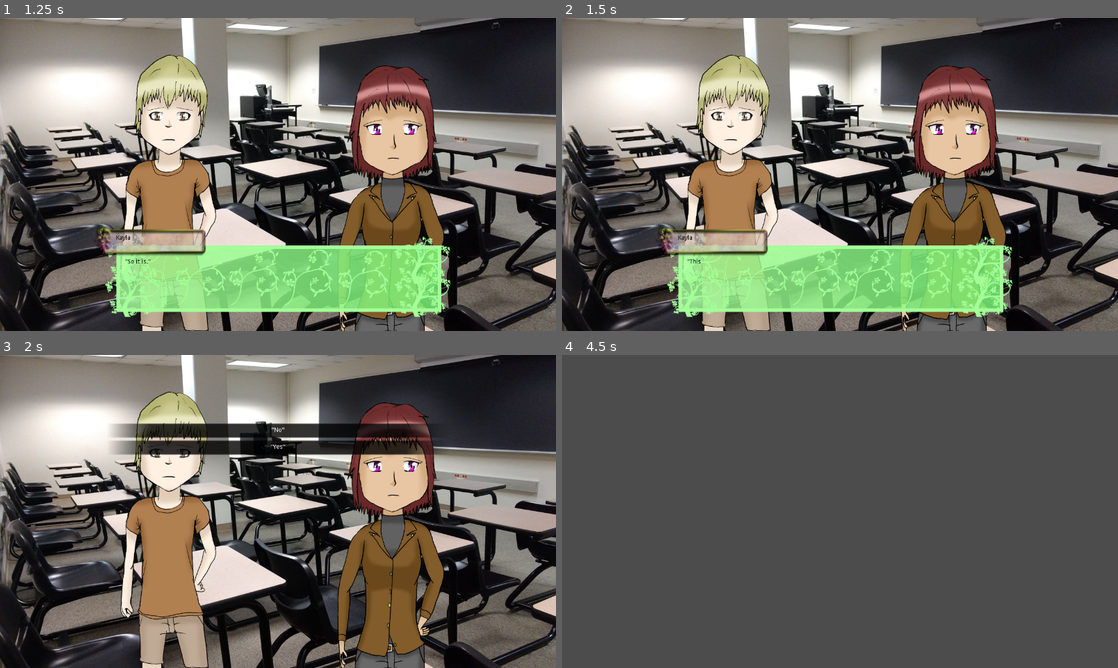
Above: before the commit, frames 1-4 (two rows, left to right).
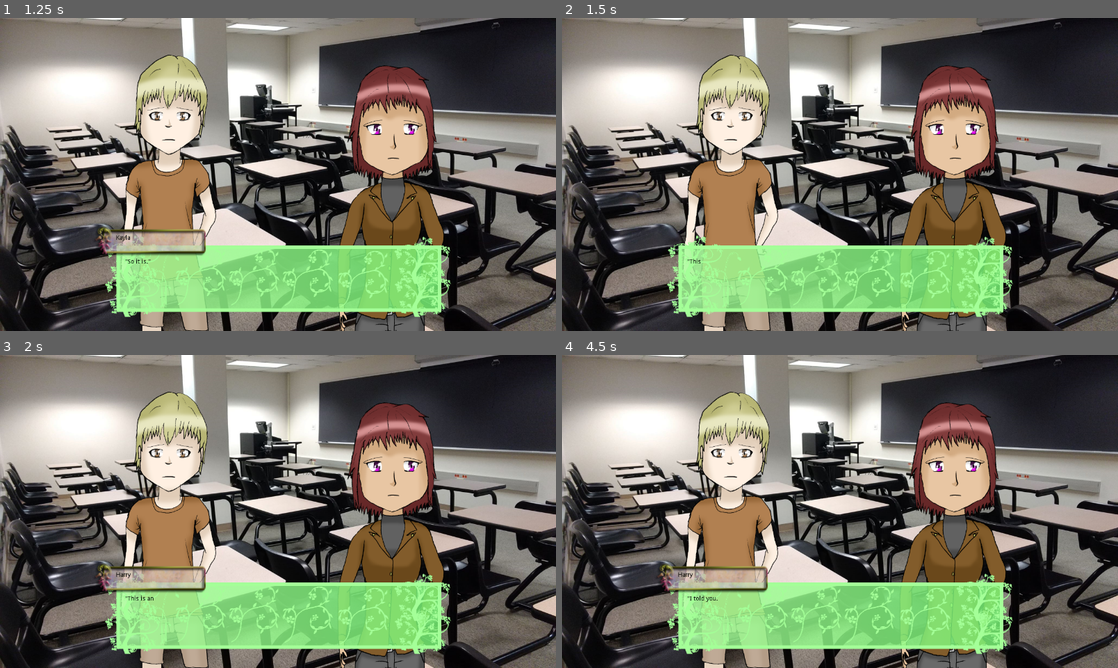
Above: after the commit, the same moments.

Repository: ellis-matthew4/XDL
Game: Godot game, scene res://Display.tscn
The game is run twice, just before and just after one commit, with the same random seed, the same clock (stepped at 60 frames per second) and the same inputs.
Inputs (mouse positions are in pixels of both pictures, inside the frame that each line leads up to):
- Up to frame 1 (1.25 s): tap Enter at 0.5 s; hold Page Up (ui_page_up) from 0.53 s (still down); tap Space (ui_select) at 0.6, 0.77, 1.07 s
- Up to frame 2 (1.5 s): release Page Up (ui_page_up) at 1.28 s; hold Page Down (ui_page_down) from 1.28 s (still down); tap Ctrl at 1.35 s
- Up to frame 3 (2 s): keep holding Page Down (ui_page_down); tap Space (ui_select) at 1.52, 1.55, 1.82 s
- Up to frame 4 (4.5 s): release Page Down (ui_page_down) at 2.03 s; hold Page Up (ui_page_up) 2.03-2.75 s; tap Space (ui_select) at 2.1, 3.5, 3.77, 3.8, 4.07 s; click (840, 448) at 2.75 s, where only the run before the commit has a clickable "'Yes'"; hold Page Up (ui_page_up) 3.53-4.25 s; tap Ctrl at 3.6 s; click (840, 430) at 4.25 s, where only the run after the commit has a clickable "'No'"

Frame 1 is identical in both runs. In frame 2, 1.6% of the frame differs, in the area x 17-37%, y 66-76%; in frame 3, 19%; in frame 4, 93%, in the area x 0-100%, y 0-100%.
Error before the commit: Invalid get index 'action' (on base: 'Dictionary'). (res://Display.gd:183)

Commit message:
First implementation

Diff:
--- a/Godot Files/Display.gd
+++ b/Godot Files/Display.gd
@@ -16,7 +16,7 @@
 var working = false
 var able = true
 
-var tempSave
+var tempSave = null
 
 var line
 var TEXT_SPEED = 10
@@ -24,9 +24,44 @@
 
 var path_to_folder = "res://output/" # Change this!
 var currentScript
+var currentScene
 
 signal done
 signal lineFinished
+
+func serialize():
+	var save = {}
+	save["chars"] = getCharacterStates()
+	save["vars"] = variables
+	save["line"] = line
+	save["stack"] = stack
+	save["script"] = currentScript
+	save["scene"] = currentScene
+	return var2str(save)
+
+func deserialize(save):
+	save = str2var(save)
+	read(save["script"])
+	Scene(save)
+	variables = save["vars"]
+	line = save["line"]
+	stack = save["stack"]
+	for c in save["chars"]:
+		var t = save["chars"][c]
+		get_node(c).visible = t["visible"]
+		get_node(c).global_position = t["position"]
+		get_node(c).play(t["emote"])
+	statement()
+
+func getCharacterStates():
+	var d = {}
+	for c in $Characters.get_children():
+		var temp = {}
+		temp["visible"] = c.visible
+		temp["position"] = c.global_position
+		temp["emote"] = c.animation
+		d[get_path_to(c)] = temp
+	return d
 
 func _ready():
 	read("script1.json")
@@ -34,6 +69,11 @@
 	set_process(true)
 
 func _process(delta):
+	if Input.is_action_just_pressed("ui_page_up"):
+		tempSave = serialize()
+	if Input.is_action_just_pressed("ui_page_down"):
+		if tempSave != null:
+			deserialize(tempSave)
 	if active:
 		if len(stack) > 0: #Triggers upon calling or jumping
 			# get_tree().call_group("playable_characters", "hideGUI") #My games' command to hide the HUD
@@ -192,6 +232,7 @@
 	for sc in $Scenes.get_children():
 		sc.visible = false
 	get_node("Scenes/" + s["scene"]).visible = true
+	currentScene = s["scene"]
 	nextLine()
 
 func end():
--- a/Godot Files/Display.tscn
+++ b/Godot Files/Display.tscn
@@ -2,32 +2,31 @@
 
 [ext_resource path="res://Display.gd" type="Script" id=1]
 [ext_resource path="res://assets/harry/harry_mad.png" type="Texture" id=2]
-[ext_resource path="res://assets/harry/harry_neutral.png" type="Texture" id=3]
-[ext_resource path="res://assets/harry/harry_cry.png" type="Texture" id=4]
-[ext_resource path="res://assets/harry/harry_sad.png" type="Texture" id=5]
-[ext_resource path="res://assets/harry/harry_happy.png" type="Texture" id=6]
-[ext_resource path="res://assets/harry/harry_bloody1.png" type="Texture" id=7]
-[ext_resource path="res://assets/harry/harry_smug.png" type="Texture" id=8]
-[ext_resource path="res://assets/harry/harry_bloody2.png" type="Texture" id=9]
+[ext_resource path="res://assets/harry/harry_bloody1.png" type="Texture" id=3]
+[ext_resource path="res://assets/harry/harry_happy.png" type="Texture" id=4]
+[ext_resource path="res://assets/harry/harry_neutral.png" type="Texture" id=5]
+[ext_resource path="res://assets/harry/harry_shock.png" type="Texture" id=6]
+[ext_resource path="res://assets/harry/harry_cry.png" type="Texture" id=7]
+[ext_resource path="res://assets/harry/harry_bloody3.png" type="Texture" id=8]
+[ext_resource path="res://assets/harry/harry_shy.png" type="Texture" id=9]
 [ext_resource path="res://assets/harry/harry_laugh.png" type="Texture" id=10]
-[ext_resource path="res://assets/harry/harry_shy.png" type="Texture" id=11]
-[ext_resource path="res://assets/harry/harry_shock.png" type="Texture" id=12]
-[ext_resource path="res://assets/harry/harry_bloody3.png" type="Texture" id=13]
+[ext_resource path="res://assets/harry/harry_bloody2.png" type="Texture" id=11]
+[ext_resource path="res://assets/harry/harry_sad.png" type="Texture" id=12]
+[ext_resource path="res://assets/harry/harry_smug.png" type="Texture" id=13]
 [ext_resource path="res://assets/kayla/kayla_mad.png" type="Texture" id=14]
-[ext_resource path="res://assets/kayla/kayla_neutral.png" type="Texture" id=15]
-[ext_resource path="res://assets/kayla/kayla_cry.png" type="Texture" id=16]
-[ext_resource path="res://assets/kayla/kayla_sad.png" type="Texture" id=17]
-[ext_resource path="res://assets/kayla/kayla_think.png" type="Texture" id=18]
-[ext_resource path="res://assets/kayla/kayla_happy.png" type="Texture" id=19]
-[ext_resource path="res://assets/kayla/kayla_smug.png" type="Texture" id=20]
-[ext_resource path="res://assets/kayla/kayla_laugh.png" type="Texture" id=21]
-[ext_resource path="res://assets/kayla/kayla_shock.png" type="Texture" id=22]
+[ext_resource path="res://assets/kayla/kayla_happy.png" type="Texture" id=15]
+[ext_resource path="res://assets/kayla/kayla_neutral.png" type="Texture" id=16]
+[ext_resource path="res://assets/kayla/kayla_shock.png" type="Texture" id=17]
+[ext_resource path="res://assets/kayla/kayla_cry.png" type="Texture" id=18]
+[ext_resource path="res://assets/kayla/kayla_think.png" type="Texture" id=19]
+[ext_resource path="res://assets/kayla/kayla_laugh.png" type="Texture" id=20]
+[ext_resource path="res://assets/kayla/kayla_sad.png" type="Texture" id=21]
+[ext_resource path="res://assets/kayla/kayla_smug.png" type="Texture" id=22]
 [ext_resource path="res://assets/classroom.png" type="Texture" id=23]
 [ext_resource path="res://assets/textbox.png" type="Texture" id=24]
 [ext_resource path="res://assets/namebox.png" type="Texture" id=25]
 
 [sub_resource type="SpriteFrames" id=1]
-
 animations = [ {
 "frames": [ ExtResource( 2 ) ],
 "loop": true,
@@ -36,62 +35,61 @@
 }, {
 "frames": [ ExtResource( 3 ) ],
 "loop": true,
+"name": "bloody1",
+"speed": 5.0
+}, {
+"frames": [ ExtResource( 4 ) ],
+"loop": true,
+"name": "happy",
+"speed": 5.0
+}, {
+"frames": [ ExtResource( 5 ) ],
+"loop": true,
 "name": "neutral",
 "speed": 5.0
 }, {
-"frames": [ ExtResource( 4 ) ],
+"frames": [ ExtResource( 6 ) ],
+"loop": true,
+"name": "shock",
+"speed": 5.0
+}, {
+"frames": [ ExtResource( 7 ) ],
 "loop": true,
 "name": "cry",
 "speed": 5.0
 }, {
-"frames": [ ExtResource( 5 ) ],
+"frames": [ ExtResource( 8 ) ],
+"loop": true,
+"name": "bloody3",
+"speed": 5.0
+}, {
+"frames": [ ExtResource( 9 ) ],
+"loop": true,
+"name": "shy",
+"speed": 5.0
+}, {
+"frames": [ ExtResource( 10 ) ],
+"loop": true,
+"name": "laugh",
+"speed": 5.0
+}, {
+"frames": [ ExtResource( 11 ) ],
+"loop": true,
+"name": "bloody2",
+"speed": 5.0
+}, {
+"frames": [ ExtResource( 12 ) ],
 "loop": true,
 "name": "sad",
 "speed": 5.0
 }, {
-"frames": [ ExtResource( 6 ) ],
-"loop": true,
-"name": "happy",
-"speed": 5.0
-}, {
-"frames": [ ExtResource( 7 ) ],
-"loop": true,
-"name": "bloody1",
-"speed": 5.0
-}, {
-"frames": [ ExtResource( 8 ) ],
+"frames": [ ExtResource( 13 ) ],
 "loop": true,
 "name": "smug",
 "speed": 5.0
-}, {
-"frames": [ ExtResource( 9 ) ],
-"loop": true,
-"name": "bloody2",
-"speed": 5.0
-}, {
-"frames": [ ExtResource( 10 ) ],
-"loop": true,
-"name": "laugh",
-"speed": 5.0
-}, {
-"frames": [ ExtResource( 11 ) ],
-"loop": true,
-"name": "shy",
-"speed": 5.0
-}, {
-"frames": [ ExtResource( 12 ) ],
-"loop": true,
-"name": "shock",
-"speed": 5.0
-}, {
-"frames": [ ExtResource( 13 ) ],
-"loop": true,
-"name": "bloody3",
-"speed": 5.0
 } ]
 
 [sub_resource type="SpriteFrames" id=2]
-
 animations = [ {
 "frames": [ ExtResource( 14 ) ],
 "loop": true,
@@ -100,155 +98,99 @@
 }, {
 "frames": [ ExtResource( 15 ) ],
 "loop": true,
+"name": "happy",
+"speed": 5.0
+}, {
+"frames": [ ExtResource( 16 ) ],
+"loop": true,
 "name": "neutral",
 "speed": 5.0
 }, {
-"frames": [ ExtResource( 16 ) ],
+"frames": [ ExtResource( 17 ) ],
+"loop": true,
+"name": "shock",
+"speed": 5.0
+}, {
+"frames": [ ExtResource( 18 ) ],
 "loop": true,
 "name": "cry",
 "speed": 5.0
 }, {
-"frames": [ ExtResource( 17 ) ],
+"frames": [ ExtResource( 19 ) ],
+"loop": true,
+"name": "think",
+"speed": 5.0
+}, {
+"frames": [ ExtResource( 20 ) ],
+"loop": true,
+"name": "laugh",
+"speed": 5.0
+}, {
+"frames": [ ExtResource( 21 ) ],
 "loop": true,
 "name": "sad",
 "speed": 5.0
 }, {
-"frames": [ ExtResource( 18 ) ],
-"loop": true,
-"name": "think",
-"speed": 5.0
-}, {
-"frames": [ ExtResource( 19 ) ],
-"loop": true,
-"name": "happy",
-"speed": 5.0
-}, {
-"frames": [ ExtResource( 20 ) ],
+"frames": [ ExtResource( 22 ) ],
 "loop": true,
 "name": "smug",
 "speed": 5.0
-}, {
-"frames": [ ExtResource( 21 ) ],
-"loop": true,
-"name": "laugh",
-"speed": 5.0
-}, {
-"frames": [ ExtResource( 22 ) ],
-"loop": true,
-"name": "shock",
-"speed": 5.0
 } ]
 
-[node name="root" type="CanvasLayer" index="0"]
-
+[node name="root" type="CanvasLayer"]
 pause_mode = 2
-layer = 1
-offset = Vector2( 0, 0 )
-rotation = 0.0
-scale = Vector2( 1, 1 )
-transform = Transform2D( 1, 0, 0, 1, 0, 0 )
 script = ExtResource( 1 )
-_sections_unfolded = [ "Pause" ]
-
-[node name="Characters" type="Node2D" parent="." index="0"]
-
-[node name="harry" type="AnimatedSprite" parent="Characters" index="0"]
-
+
+[node name="Characters" type="Node2D" parent="."]
+
+[node name="harry" type="AnimatedSprite" parent="Characters"]
 visible = false
 frames = SubResource( 1 )
 animation = "bloody1"
 
-[node name="kayla" type="AnimatedSprite" parent="Characters" index="1"]
-
+[node name="kayla" type="AnimatedSprite" parent="Characters"]
 visible = false
 frames = SubResource( 2 )
 animation = "cry"
 
-[node name="Scenes" type="Node2D" parent="." index="1"]
-
+[node name="Scenes" type="Node2D" parent="."]
 z_index = -1
-_sections_unfolded = [ "Z Index" ]
-
-[node name="school" type="Sprite" parent="Scenes" index="0"]
-
+
+[node name="school" type="Sprite" parent="Scenes"]
 visible = false
 texture = ExtResource( 23 )
 centered = false
-_sections_unfolded = [ "Offset" ]
-
-[node name="TextBox" type="Sprite" parent="." index="2"]
-
+
+[node name="TextBox" type="Sprite" parent="."]
 position = Vector2( 640, 598 )
 texture = ExtResource( 24 )
-_sections_unfolded = [ "Transform" ]
-
-[node name="Namebox" type="Sprite" parent="TextBox" index="0"]
-
+
+[node name="Namebox" type="Sprite" parent="TextBox"]
 position = Vector2( -296.562, -84.3432 )
 texture = ExtResource( 25 )
 
-[node name="TextControl" type="Control" parent="TextBox" index="1"]
-
-anchor_left = 0.0
-anchor_top = 0.0
-anchor_right = 0.0
-anchor_bottom = 0.0
+[node name="TextControl" type="Control" parent="TextBox"]
 margin_right = 40.0
 margin_bottom = 40.0
-rect_pivot_offset = Vector2( 0, 0 )
-rect_clip_content = false
-mouse_filter = 0
-mouse_default_cursor_shape = 0
-size_flags_horizontal = 1
-size_flags_vertical = 1
-
-[node name="Dialogue" type="Label" parent="TextBox/TextControl" index="0"]
-
-anchor_left = 0.0
-anchor_top = 0.0
-anchor_right = 0.0
-anchor_bottom = 0.0
+
+[node name="Dialogue" type="Label" parent="TextBox/TextControl"]
 margin_left = -352.0
 margin_top = -44.0
 margin_right = 354.0
 margin_bottom = 59.0
-rect_pivot_offset = Vector2( 0, 0 )
-rect_clip_content = false
-mouse_filter = 2
-mouse_default_cursor_shape = 0
-size_flags_horizontal = 1
-size_flags_vertical = 4
 custom_colors/font_color = Color( 0, 0, 0, 1 )
 text = "This is sample text"
 autowrap = true
-percent_visible = 1.0
-lines_skipped = 0
-max_lines_visible = -1
-
-[node name="Name" type="Label" parent="TextBox/TextControl" index="1"]
-
-anchor_left = 0.0
-anchor_top = 0.0
-anchor_right = 0.0
-anchor_bottom = 0.0
+
+[node name="Name" type="Label" parent="TextBox/TextControl"]
 margin_left = -373.0
 margin_top = -99.0
 margin_right = -181.0
 margin_bottom = -64.0
-rect_pivot_offset = Vector2( 0, 0 )
-rect_clip_content = false
-mouse_filter = 2
-mouse_default_cursor_shape = 0
-size_flags_horizontal = 1
-size_flags_vertical = 4
 custom_colors/font_color = Color( 0, 0, 0, 1 )
 text = "Name of character go here"
-percent_visible = 1.0
-lines_skipped = 0
-max_lines_visible = -1
-
-[node name="Menu" type="VBoxContainer" parent="." index="3"]
-
+
+[node name="Menu" type="VBoxContainer" parent="."]
 visible = false
 anchor_left = 0.5
 anchor_top = 0.5
@@ -259,26 +201,11 @@
 margin_right = 395.0
 margin_bottom = -169.0
 rect_min_size = Vector2( 790, 35 )
-rect_pivot_offset = Vector2( 0, 0 )
-rect_clip_content = false
-mouse_filter = 1
-mouse_default_cursor_shape = 0
-size_flags_horizontal = 1
-size_flags_vertical = 1
 alignment = 1
-_sections_unfolded = [ "Rect" ]
-
-[node name="AnimationPlayer" type="AnimationPlayer" parent="." index="4"]
-
-root_node = NodePath("..")
-autoplay = ""
-playback_process_mode = 1
-playback_default_blend_time = 0.0
-playback_speed = 1.0
-blend_times = [  ]
-
-[node name="Centered" type="Label" parent="." index="5"]
-
+
+[node name="AnimationPlayer" type="AnimationPlayer" parent="."]
+
+[node name="Centered" type="Label" parent="."]
 anchor_left = 0.5
 anchor_top = 0.5
 anchor_right = 0.5
@@ -288,29 +215,16 @@
 margin_right = 360.0
 margin_bottom = 8.0
 rect_min_size = Vector2( 720, 0 )
-rect_pivot_offset = Vector2( 0, 0 )
-rect_clip_content = false
-mouse_filter = 2
-mouse_default_cursor_shape = 0
-size_flags_horizontal = 1
-size_flags_vertical = 4
 align = 1
 valign = 1
 autowrap = true
-percent_visible = 1.0
-lines_skipped = 0
-max_lines_visible = -1
-
-[node name="Positions" type="Node2D" parent="." index="6"]
-
-[node name="left" type="Position2D" parent="Positions" index="0"]
-
+
+[node name="Positions" type="Node2D" parent="."]
+
+[node name="left" type="Position2D" parent="Positions"]
 position = Vector2( 384, 432 )
-_sections_unfolded = [ "Transform" ]
-
-[node name="right" type="Position2D" parent="Positions" index="1"]
-
+
+[node name="right" type="Position2D" parent="Positions"]
 position = Vector2( 896, 432 )
-_sections_unfolded = [ "Transform" ]
 
 [connection signal="lineFinished" from="." to="." method="_on_root_lineFinished"]
--- a/Godot Files/default_env.tres
+++ b/Godot Files/default_env.tres
@@ -1,100 +1,14 @@
 [gd_resource type="Environment" load_steps=2 format=2]
 
 [sub_resource type="ProceduralSky" id=1]
-
-radiance_size = 4
 sky_top_color = Color( 0.0470588, 0.454902, 0.976471, 1 )
 sky_horizon_color = Color( 0.556863, 0.823529, 0.909804, 1 )
 sky_curve = 0.25
-sky_energy = 1.0
 ground_bottom_color = Color( 0.101961, 0.145098, 0.188235, 1 )
 ground_horizon_color = Color( 0.482353, 0.788235, 0.952941, 1 )
 ground_curve = 0.01
-ground_energy = 1.0
-sun_color = Color( 1, 1, 1, 1 )
-sun_latitude = 35.0
-sun_longitude = 0.0
-sun_angle_min = 1.0
-sun_angle_max = 100.0
-sun_curve = 0.05
 sun_energy = 16.0
-texture_size = 2
 
 [resource]
-
 background_mode = 2
 background_sky = SubResource( 1 )
-background_sky_custom_fov = 0.0
-background_color = Color( 0, 0, 0, 1 )
-background_energy = 1.0
-background_canvas_max_layer = 0
-ambient_light_color = Color( 0, 0, 0, 1 )
-ambient_light_energy = 1.0
-ambient_light_sky_contribution = 1.0
-fog_enabled = false
-fog_color = Color( 0.5, 0.6, 0.7, 1 )
-fog_sun_color = Color( 1, 0.9, 0.7, 1 )
-fog_sun_amount = 0.0
-fog_depth_enabled = true
-fog_depth_begin = 10.0
-fog_depth_curve = 1.0
-fog_transmit_enabled = false
-fog_transmit_curve = 1.0
-fog_height_enabled = false
-fog_height_min = 0.0
-fog_height_max = 100.0
-fog_height_curve = 1.0
-tonemap_mode = 0
-tonemap_exposure = 1.0
-tonemap_white = 1.0
-auto_exposure_enabled = false
-auto_exposure_scale = 0.4
-auto_exposure_min_luma = 0.05
-auto_exposure_max_luma = 8.0
-auto_exposure_speed = 0.5
-ss_reflections_enabled = false
-ss_reflections_max_steps = 64
-ss_reflections_fade_in = 0.15
-ss_reflections_fade_out = 2.0
-ss_reflections_depth_tolerance = 0.2
-ss_reflections_roughness = true
-ssao_enabled = false
-ssao_radius = 1.0
-ssao_intensity = 1.0
-ssao_radius2 = 0.0
-ssao_intensity2 = 1.0
-ssao_bias = 0.01
-ssao_light_affect = 0.0
-ssao_color = Color( 0, 0, 0, 1 )
-ssao_quality = 0
-ssao_blur = 3
-ssao_edge_sharpness = 4.0
-dof_blur_far_enabled = false
-dof_blur_far_distance = 10.0
-dof_blur_far_transition = 5.0
-dof_blur_far_amount = 0.1
-dof_blur_far_quality = 1
-dof_blur_near_enabled = false
-dof_blur_near_distance = 2.0
-dof_blur_near_transition = 1.0
-dof_blur_near_amount = 0.1
-dof_blur_near_quality = 1
-glow_enabled = false
-glow_levels/1 = false
-glow_levels/2 = false
-glow_levels/3 = true
-glow_levels/4 = false
-glow_levels/5 = true
-glow_levels/6 = false
-glow_levels/7 = false
-glow_intensity = 0.8
-glow_strength = 1.0
-glow_bloom = 0.0
-glow_blend_mode = 2
-glow_hdr_threshold = 1.0
-glow_hdr_scale = 2.0
-glow_bicubic_upscale = false
-adjustment_enabled = false
-adjustment_brightness = 1.0
-adjustment_contrast = 1.0
-adjustment_saturation = 1.0
--- a/Godot Files/project.godot
+++ b/Godot Files/project.godot
@@ -6,7 +6,12 @@
 ;   [section] ; section goes between []
 ;   param=value ; assign values to parameters
 
-config_version=3
+config_version=4
+
+_global_script_classes=[  ]
+_global_script_class_icons={
+
+}
 
 [application]
 
@@ -22,10 +27,13 @@
 
 [input]
 
-ui_select=[ Object(InputEventKey,"resource_local_to_scene":false,"resource_name":"","device":0,"alt":false,"shift":false,"control":false,"meta":false,"command":false,"pressed":false,"scancode":32,"unicode":0,"echo":false,"script":null)
+ui_select={
+"deadzone": 0.5,
+"events": [ Object(InputEventKey,"resource_local_to_scene":false,"resource_name":"","device":0,"alt":false,"shift":false,"control":false,"meta":false,"command":false,"pressed":false,"scancode":32,"unicode":0,"echo":false,"script":null)
 , Object(InputEventJoypadButton,"resource_local_to_scene":false,"resource_name":"","device":0,"button_index":3,"pressure":0.0,"pressed":false,"script":null)
 , Object(InputEventMouseButton,"resource_local_to_scene":false,"resource_name":"","device":0,"alt":false,"shift":false, …(202 unchanged characters)…
  ]
+}
 
 [rendering]
 
Not shown, changed: Godot Files/assets/choice_hover_background.png.import
Not shown, changed: Godot Files/assets/choice_idle_background.png.import
Not shown, changed: Godot Files/assets/classroom.png.import
Not shown, changed: Godot Files/assets/harry/harry_bloody1.png.import
Not shown, changed: Godot Files/assets/harry/harry_bloody2.png.import
Not shown, changed: Godot Files/assets/harry/harry_bloody3.png.import
Not shown, changed: Godot Files/assets/harry/harry_cry.png.import
Not shown, changed: Godot Files/assets/harry/harry_happy.png.import
Not shown, changed: Godot Files/assets/harry/harry_laugh.png.import
Not shown, changed: Godot Files/assets/harry/harry_mad.png.import
Not shown, changed: Godot Files/assets/harry/harry_neutral.png.import
Not shown, changed: Godot Files/assets/harry/harry_sad.png.import
(and 16 more such lines)
